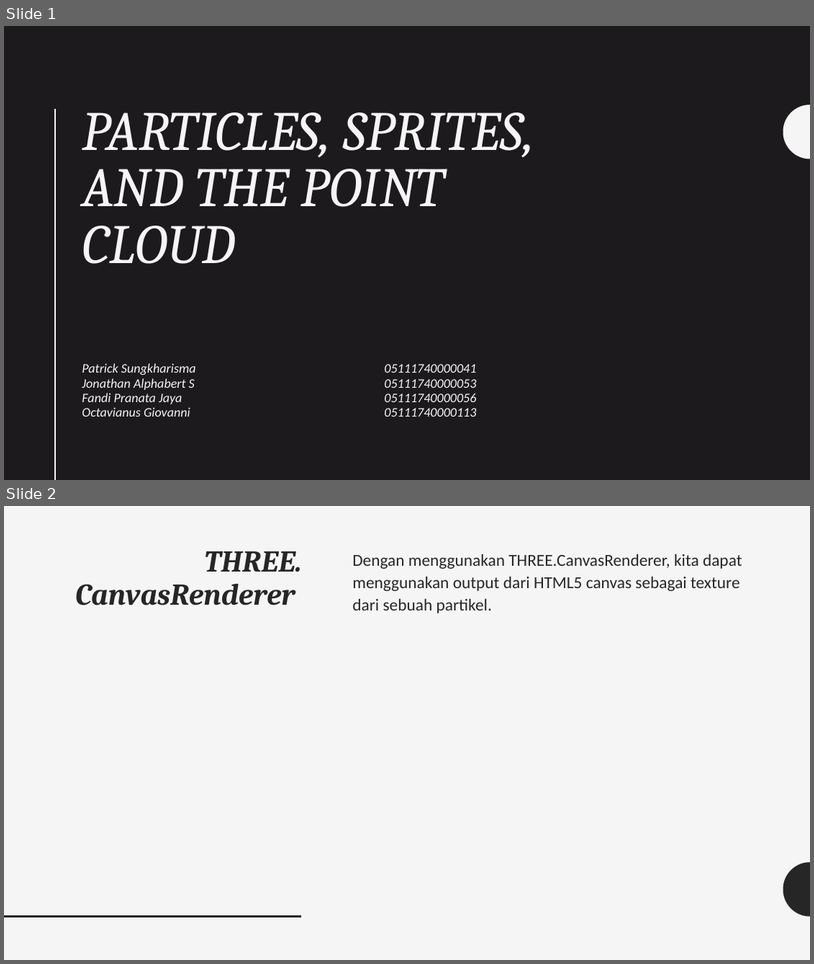
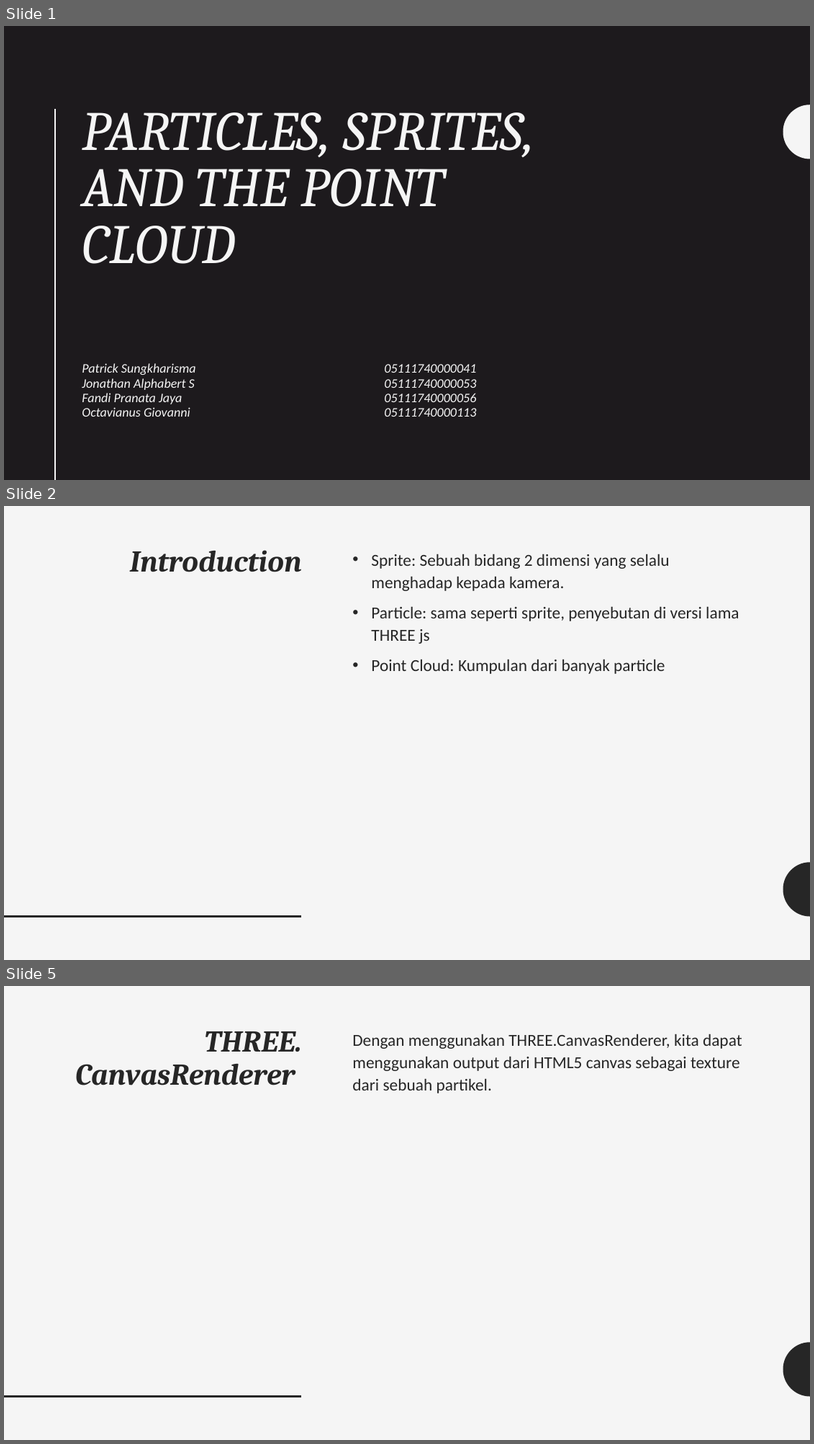
Before and after one commit to grafkom-d-if-its-2019/threejs-presentation-yolo, a slide deck: presentation/Particles, Sprites, and the Point Cloud.pptx. Shown one above the other, each under a label of ours: slides 1 and 2 before the commit, slides 1, 2 and 5 after it; the slides between them are not shown. The pictures are 814x964 and 814x1444 pixels, drawn with LibreOffice and Linux fonts; fonts in the diff are those of the drawing. Boxes give left, top, right and bottom in pixels: in the first picture for what was removed or moved away, otherwise in the second. Text is boxed around its words. In the diff, an @@ line names an element or a change of style, - is before the commit and + after.

```diff
--- a/presentation/Particles, Sprites, and the Point Cloud.pptx
+++ b/presentation/Particles, Sprites, and the Point Cloud.pptx
@@ slide 2 added at [4, 506, 810, 960], background #F5F5F5; not listed: 2 template elements that a slide beside it also shows @@
@@ title added at [130, 550, 302, 572], 36 pt, text #262626, bold, italic @@
+Introduction
@@ text added at [371, 554, 739, 674], 20 pt, text #262626 @@
+• Sprite: Sebuah bidang 2 dimensi yang selalu menghadap kepada kamera.
+• Particle: sama seperti sprite, penyebutan di versi lama THREE js
+• Point Cloud: Kumpulan dari banyak particle
@@ what was slide 2 is now slide 5 @@
```
Also in this commit, not shown: 3 slides changed, 4 other slides added, 1 slide removed.
